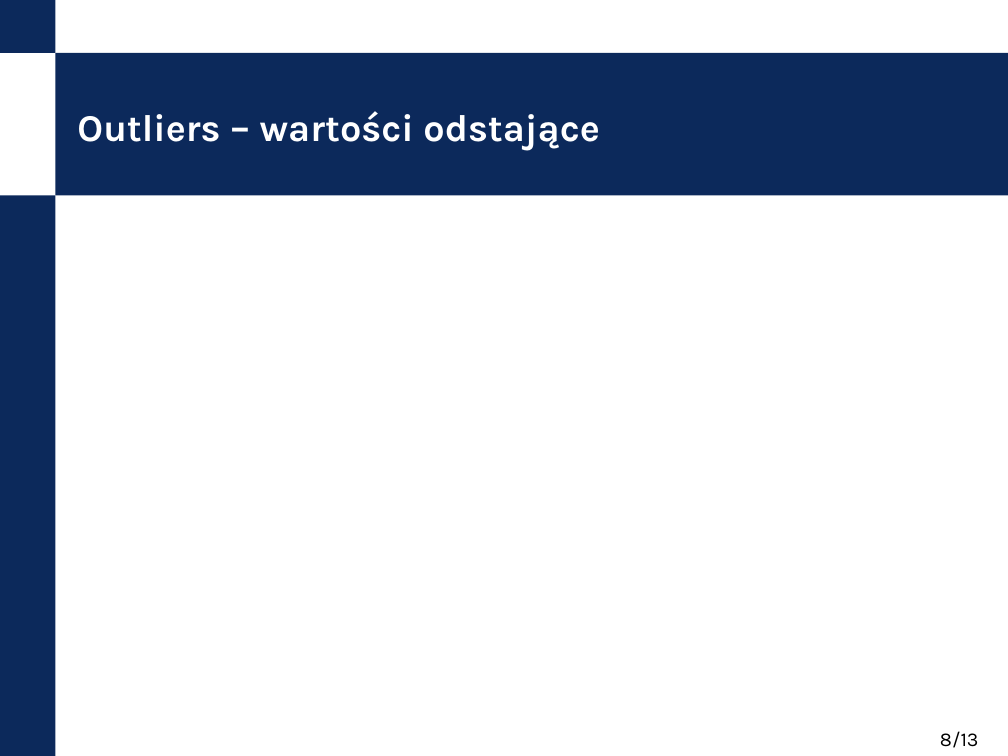
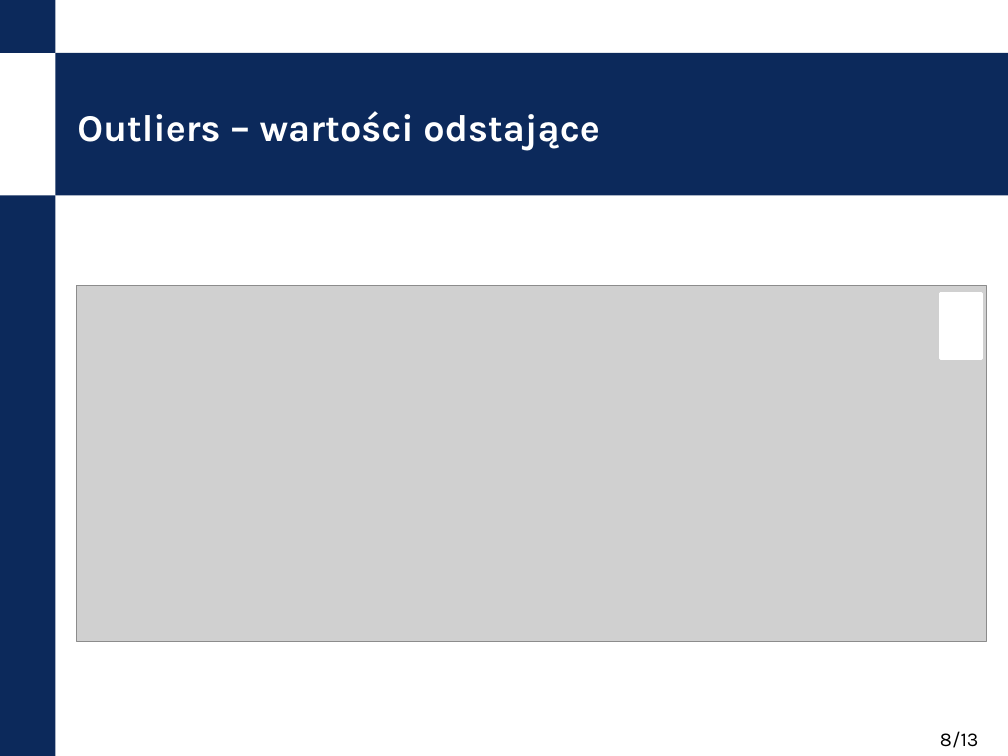
Before and after one commit to nokia-wroclaw/innovativeprojects-healthiness-of-data, a slide deck: slide 8 of KPZ_demo_prezentacja.pptx. Drawn at 1008x756 pixels with LibreOffice and Linux fonts; fonts in the diff are those of the drawing; grey boxes stand for pictures; background and template pictures are left out. Boxes give left, top, right and bottom in pixels: in the first picture for what was removed or moved away, otherwise in the second. Text is boxed around its words. In the diff, an @@ line names an element or a change of style, - is before the commit and + after.

```diff
--- a/KPZ_demo_prezentacja.pptx
+++ b/KPZ_demo_prezentacja.pptx
@@ picture added at <box>77,286,987,642</box> @@
@@ rectangle added at <box>940,294,982,359</box>, fill #FFFFFF, outline #FFFFFF 2 pt @@
```
Also in this commit, not shown: 1 other slide changed, 1 other file.
